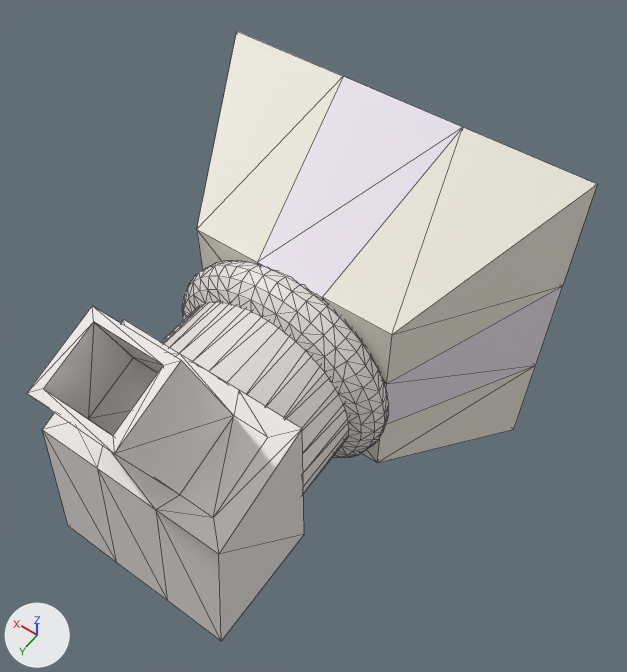
The COLLADA model Assets/Imports/Turret.dae, before and after one commit.
Both versions are drawn from a 50 mm camera at (-1.65, 3.03, 3.57) aimed at (-0.1, 0.86, 0.16). The axes (+X, +Y, +Z) are drawn at lower left. The lights are the same throughout. Mesh edges are drawn as thin lines.

The first picture shows 'Turret'.
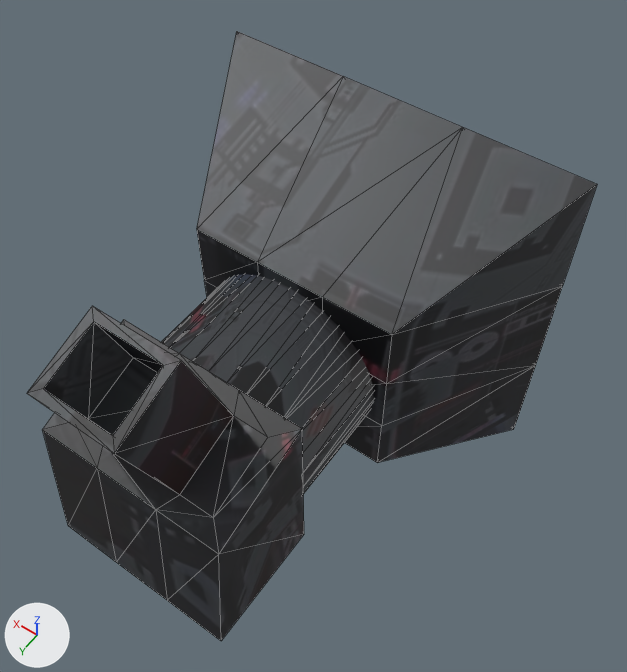
Boxes [x1, y1, x2, y2] around the edits, measured in the pictures (627 x 672 px; the box of a moved part takes in the faces that stretch with it):
'Turret', surface changed, reshaped (white to grey): [27, 31, 597, 641] in both
part 1 of me_cube, deleted: before [182, 260, 389, 458]
part 2 of me_cube, moved or reshaped: [43, 230, 392, 641] in both
part 3 of me_cube, surface changed (white to grey): [27, 31, 597, 641] in both

The change, as a diff of the scene's bpy script:
```diff
--- a/Assets/Imports/Turret.dae.py
+++ b/Assets/Imports/Turret.dae.py
@@ img_turret_png @@
+img_turret_png = load_image('Turret.png', 'Turret.png', 512, 512, 'sRGB')
@@ mat_basecolor @@
 mat_basecolor = principled_material('BaseColor')
-mat_basecolor.base_color = (0.8, 0.766, 0.67)  # white #e7e3d6
+mat_basecolor.texture = img_turret_png
@@ mat_topcolor @@
 mat_topcolor = principled_material('TopColor')
-mat_topcolor.base_color = (0.8, 0.77, 0.747)  # white #e7e3e0
+mat_topcolor.texture = img_turret_png
@@ mat_basecolorstrip @@
 mat_basecolorstrip = principled_material('BaseColorStrip')
-mat_basecolorstrip.base_color = (0.785, 0.726, 0.8)  # white #e5dde7
+mat_basecolorstrip.texture = img_turret_png
@@ me_cube @@
 # used by ob_turret; location = (0.0, 0.0, 0.0)
-me_cube.from_pydata(...)  # 708 vertices, 1404 faces; spans x -1.0..1.0, y 0.0..2.19, z -1.0..1.1
+me_cube.from_pydata(...)  # 132 vertices, 252 faces; spans x -1.0..1.0, y 0.0..2.19, z -1.0..1.1
+# me_cube part 1: the loose piece of 576 vertices spanning x -0.62..0.62, y 0.88..1.12, z -0.62..0.62 is deleted
+# me_cube part 2
+# 130 faces are deleted
+# 36 new faces join them, mat_basecolor (picture img_turret_png)
+# 94 new faces join them, mat_topcolor (picture img_turret_png)
+# me_cube part 3: 122 kept faces spanning x -1.0..1.0, y 0.0..2.19, z -1.0..1.1 get new texture (UV) coordinates
 me_cube.materials.append(mat_basecolor)
```
